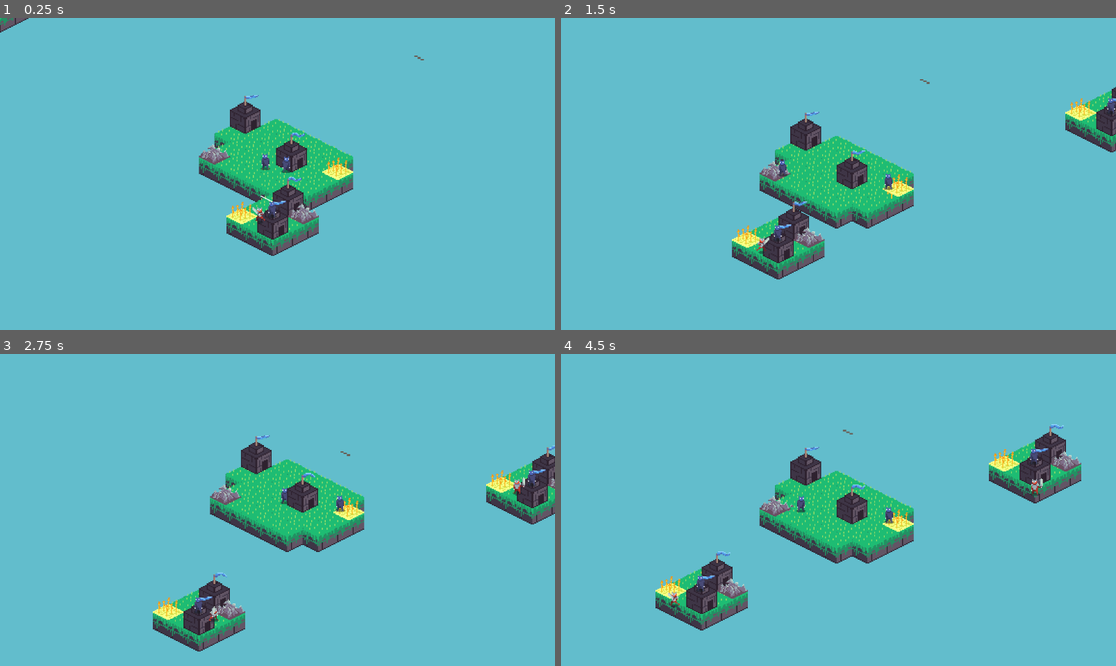
Above: before the commit, frames 1-4 (two rows, left to right).
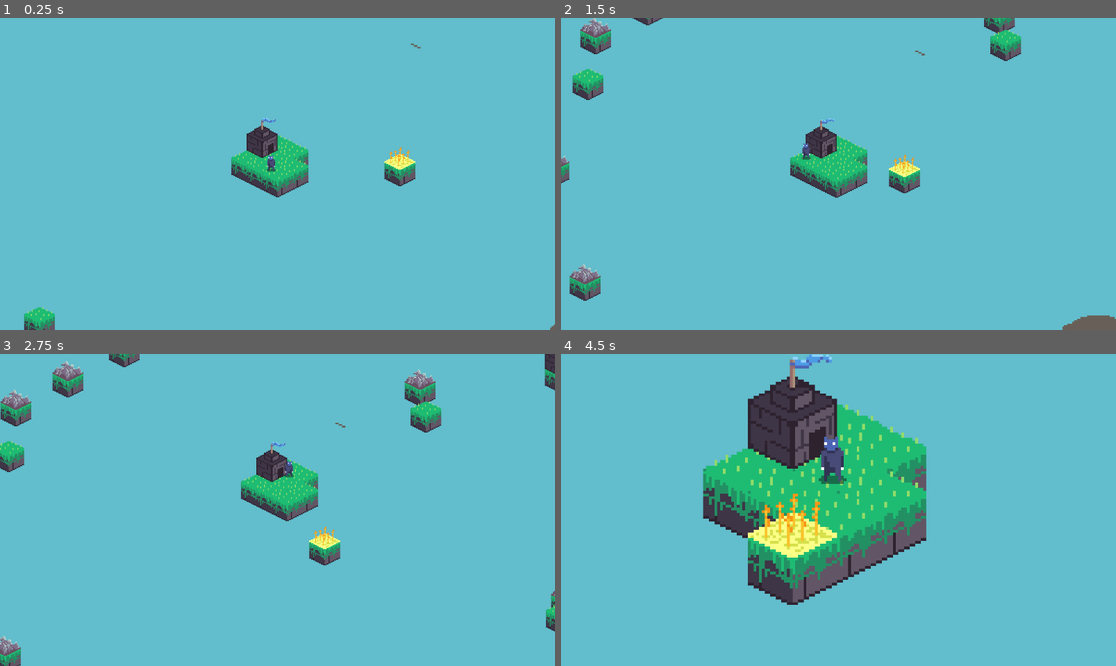
Above: after the commit, the same moments.

Repository: SuperSheaff/Ludum-Dare-55
Game: Godot game, scene res://world/world.tscn
The game is run twice, just before and just after one commit, with the same random seed, the same clock (stepped at 60 frames per second) and the same inputs. This scene is started directly instead of the project's main scene. Sound files missing from this copy of the repository are replaced by a short silence.
Inputs (mouse positions are in pixels of both pictures, inside the frame that each line leads up to):
- Up to frame 1 (0.25 s): no input
- Up to frame 2 (1.5 s): tap Enter at 0.5 s; move the mouse to (960, 158) at 0.52 s; hold Space (summon) 0.53-1.28 s; move the mouse to (727, 189) at 1.27 s; tap Space (summon) at 1.35 s
- Up to frame 3 (2.75 s): move the mouse to (333, 441) at 2.02 s; hold Space (summon) from 2.03 s (still down)
- Up to frame 4 (4.5 s): move the mouse to (810, 572) at 2.77 s; release Space (summon) at 2.78 s; tap Space (summon) at 2.85, 4.35 s; move the mouse to (1005, 556) at 3.52 s; hold Space (summon) 3.53-4.28 s; move the mouse to (672, 463) at 4.27 s

The runs differ from the first frame. In frame 1, 8.7% of the frame differs, in the area x 0-100%, y 0-100%; in frame 2, 12%; in frame 3, 13%; in frame 4, 23%, in the area x 17-94%, y 0-89%.

Commit message:
test

Diff:
--- a/GameData.gd
+++ b/GameData.gd
@@ -16,6 +16,9 @@
 const POP_PER_HOUSE = 4
 const DUDE_COST = 4
 const WARRIOR_COST = 4
+const BASE_DAMAGE = 1
+const BASE_HEALTH = 5
+const DUDE_MOVE_SPEED = 150
 
 var player = null
 
@@ -40,3 +43,26 @@
 func add_ore():
 	current_ore += 1
 	print("Ore: ", current_ore)
+
+
+
+func weighted_random_choice(weights):
+	var total_weight = 0
+	var choices = []
+
+	# Calculate total weight and prepare the choices array
+	for type in weights.keys():
+		total_weight += weights[type]
+		choices.append(type)
+
+	# Generate a random number within the range of the total weight
+	var random_num = randi() % total_weight
+	var weight_sum = 0
+
+	# Determine which type corresponds to the random number
+	for choice in choices:
+		weight_sum += weights[choice]
+		if random_num < weight_sum:
+			return choice
+
+	return choices[choices.size() - 1]  # Fallback, should not really happen
--- a/Scenes/Buildings/house.tscn
+++ b/Scenes/Buildings/house.tscn
@@ -20,7 +20,7 @@
 
 [sub_resource type="Animation" id="Animation_8v6j4"]
 resource_name = "idle"
-length = 0.7
+length = 0.5
 loop_mode = 1
 tracks/0/type = "value"
 tracks/0/imported = false
@@ -29,10 +29,10 @@
 tracks/0/interp = 1
 tracks/0/loop_wrap = true
 tracks/0/keys = {
-"times": PackedFloat32Array(0, 0.1, 0.2, 0.3, 0.4, 0.5, 0.6),
-"transitions": PackedFloat32Array(1, 1, 1, 1, 1, 1, 1),
+"times": PackedFloat32Array(0, 0.1, 0.2, 0.3, 0.4),
+"transitions": PackedFloat32Array(1, 1, 1, 1, 1),
 "update": 0,
-"values": [0, 1, 2, 3, 4, 5, 6]
+"values": [6, 1, 2, 3, 4]
 }
 
 [sub_resource type="AnimationLibrary" id="AnimationLibrary_jfpy6"]
--- a/Scenes/Characters/dude.tscn
+++ b/Scenes/Characters/dude.tscn
@@ -14,6 +14,8 @@
 [ext_resource type="Script" path="res://Scripts/Dude/States/Warrior/dude_warrior_roam.gd" id="12_ae1nd"]
 [ext_resource type="Script" path="res://Scripts/Dude/States/Warrior/dude_warrior_pause.gd" id="13_77ryu"]
 [ext_resource type="Script" path="res://Scripts/Dude/States/Hostage/dude_hostage.gd" id="14_j2u6d"]
+[ext_resource type="Script" path="res://Scripts/Dude/States/Warrior/dude_warrior_hunt.gd" id="15_3p8du"]
+[ext_resource type="Script" path="res://Scripts/Dude/States/Warrior/dude_warrior_attack.gd" id="16_q86wl"]
 
 [sub_resource type="Animation" id="Animation_h0pky"]
 tracks/0/type = "value"
@@ -276,3 +278,13 @@
 script = ExtResource("14_j2u6d")
 dude = NodePath("../..")
 dude_animator = NodePath("../../AnimationPlayer")
+
+[node name="WarriorHunt" type="Node" parent="StateMachine" node_paths=PackedStringArray("dude", "dude_animator")]
+script = ExtResource("15_3p8du")
+dude = NodePath("../..")
+dude_animator = NodePath("../../AnimationPlayer")
+
+[node name="WarriorAttack" type="Node" parent="StateMachine" node_paths=PackedStringArray("dude", "dude_animator")]
+script = ExtResource("16_q86wl")
+dude = NodePath("../..")
+dude_animator = NodePath("../../AnimationPlayer")
--- a/Scenes/Characters/enemy.tscn
+++ b/Scenes/Characters/enemy.tscn
@@ -1,10 +1,12 @@
-[gd_scene load_steps=11 format=3 uid="uid://cx2piql14px8h"]
+[gd_scene load_steps=13 format=3 uid="uid://cx2piql14px8h"]
 
 [ext_resource type="Texture2D" uid="uid://jsvgdp00ty3l" path="res://Sprites/Little Dude/LittleDude-Sheet.png" id="1_7ncpv"]
 [ext_resource type="Script" path="res://Scripts/Enemy/enemy.gd" id="1_wiw45"]
 [ext_resource type="Script" path="res://Scripts/Enemy/enemy_state_machine.gd" id="2_x82u4"]
 [ext_resource type="Script" path="res://Scripts/Enemy/States/enemy_warrior_pause.gd" id="3_phcae"]
 [ext_resource type="Script" path="res://Scripts/Enemy/States/enemy_warrior_roam.gd" id="4_xqv4u"]
+[ext_resource type="Script" path="res://Scripts/Enemy/States/enemy_warrior_hunt.gd" id="6_yjj65"]
+[ext_resource type="Script" path="res://Scripts/Enemy/States/enemy_warrior_attack.gd" id="7_ecwfg"]
 
 [sub_resource type="Animation" id="Animation_hrf0y"]
 length = 0.001
@@ -109,3 +111,13 @@
 script = ExtResource("4_xqv4u")
 enemy = NodePath("../..")
 enemy_animator = NodePath("../../AnimationPlayer")
+
+[node name="EnemyWarriorHunt" type="Node" parent="Statemachine" node_paths=PackedStringArray("enemy", "enemy_animator")]
+script = ExtResource("6_yjj65")
+enemy = NodePath("../..")
+enemy_animator = NodePath("../../AnimationPlayer")
+
+[node name="EnemyWarriorAttack" type="Node" parent="Statemachine" node_paths=PackedStringArray("enemy", "enemy_animator")]
+script = ExtResource("7_ecwfg")
+enemy = NodePath("../..")
+enemy_animator = NodePath("../../AnimationPlayer")
--- a/Scripts/Dude/States/Hostage/dude_hostage.gd
+++ b/Scripts/Dude/States/Hostage/dude_hostage.gd
@@ -4,6 +4,11 @@
 func Enter():
 	super.Enter()
 	dude_animator.play("enemy_idle")
+	dude.is_hostage = true
+
+func Exit():
+	super.Exit()
+	dude.is_hostage = false
 
 func Update(delta: float):
 	super.Update(delta)
--- /dev/null
+++ b/Scripts/Dude/States/Warrior/dude_warrior_attack.gd
@@ -0,0 +1,30 @@
+extends DudeWarrior
+class_name DudeWarriorAttack
+
+var target_position: Vector2
+var current_time = 0
+
+func Enter():
+	super.Enter()
+	dude_animator.play("warrior_attack")
+	current_time = 0
+
+func Update(delta: float):
+	super.Update(delta)
+
+	if dude.target == null:
+		Transitioned.emit(self, "WarriorRoam")
+	else:
+		if dude.position.distance_to(dude.target.position) > 100.0:
+			Transitioned.emit(self, "WarriorHunt")
+
+		if current_time >= 1:
+			dude.target.hit()
+			current_time = 0
+
+	current_time += delta
+
+func Physics_Update(delta: float):
+	super.Physics_Update(delta)
+	if dude:
+		dude.velocity = Vector2.ZERO
--- /dev/null
+++ b/Scripts/Dude/States/Warrior/dude_warrior_hunt.gd
@@ -0,0 +1,27 @@
+extends DudeWarrior
+class_name DudeWarriorHunt
+
+var target_position: Vector2
+
+func Enter():
+	super.Enter()
+	dude_animator.play("warrior_move")
+
+
+func Update(delta: float):
+	super.Update(delta)
+
+	if dude.target == null:
+		Transitioned.emit(self, "WarriorRoam")
+	else:
+		if dude.position.distance_to(dude.target.position) < 50.0:
+			Transitioned.emit(self, "WarriorAttack")
+
+
+
+
+func Physics_Update(delta: float):
+	super.Physics_Update(delta)
+	if dude and dude.target != null:
+		var direction = (dude.target.position - dude.position).normalized()
+		dude.velocity = direction * move_speed
--- a/Scripts/Dude/States/Warrior/dude_warrior_roam.gd
+++ b/Scripts/Dude/States/Warrior/dude_warrior_roam.gd
@@ -2,17 +2,27 @@
 class_name DudeWarriorRoam
 
 var target_position: Vector2
+var enemies = []
 
 func Enter():
 	super.Enter()
 	randomize_wander()
 	dude_animator.play("warrior_move")
+	enemies = dude.island.get_enemies()
+	print(enemies)
+
+
 
 func Update(delta: float):
 	super.Update(delta)
 
 	if dude.position.distance_to(target_position) < 10.0:
 		Transitioned.emit(self, "WarriorPause")
+
+	if len(enemies) > 0:
+		dude.target = enemies.pick_random()
+		print(dude.target)
+		Transitioned.emit(self, "WarriorHunt")
 
 func Physics_Update(delta: float):
 	super.Physics_Update(delta)
--- a/Scripts/Dude/dude.gd
+++ b/Scripts/Dude/dude.gd
@@ -4,6 +4,10 @@
 var task = null
 var house : House
 var island = null
+var target = null
+var health = GameData.BASE_HEALTH
+var current_task = null
+var is_hostage = false
 
 func _physics_process(delta):
 	move_and_slide()
@@ -14,6 +18,15 @@
 		$Sprite2D.flip_h = false
 	else:
 		$Sprite2D.flip_h = true
+
+func hit():
+	health -= GameData.BASE_DAMAGE
+	if health <= 0:
+		die()
+
+func die():
+	current_task.unassign()
+	queue_free()
 
 func check_for_task():
 	var closest_task = null
@@ -56,6 +69,7 @@
 	# Assign the dude to the resource if one is found
 	if closest_task:
 		closest_task.assign_to_dude()
+		current_task = closest_task
 		return closest_task
 
 	return null
--- a/Scripts/Dude/dude_state.gd
+++ b/Scripts/Dude/dude_state.gd
@@ -5,7 +5,7 @@
 
 @export var dude: CharacterBody2D
 @export var dude_animator: AnimationPlayer
-@export var move_speed := 300.0
+@export var move_speed := GameData.DUDE_MOVE_SPEED
 
 var move_direction : Vector2
 
--- /dev/null
+++ b/Scripts/Enemy/States/enemy_warrior_attack.gd
@@ -0,0 +1,30 @@
+extends EnemyState
+class_name EnemyWarriorAttack
+
+var target_position: Vector2
+var current_time = 0
+
+func Enter():
+	super.Enter()
+	enemy_animator.play("enemy_warrior_attack")
+	current_time = 0
+
+func Update(delta: float):
+	super.Update(delta)
+
+	if enemy.target == null:
+		Transitioned.emit(self, "EnemyWarriorRoam")
+	else:
+		if enemy.position.distance_to(enemy.target.position) > 100.0:
+			Transitioned.emit(self, "EnemyWarriorHunt")
+
+		if current_time >= 1:
+			enemy.target.hit()
+			current_time = 0
+
+	current_time += delta
+
+func Physics_Update(delta: float):
+	super.Physics_Update(delta)
+	if enemy:
+		enemy.velocity = Vector2.ZERO
--- /dev/null
+++ b/Scripts/Enemy/States/enemy_warrior_hunt.gd
@@ -0,0 +1,28 @@
+extends EnemyState
+class_name EnemyHunt
+
+var target_position: Vector2
+
+func Enter():
+	super.Enter()
+	enemy_animator.play("enemy_warrior_move")
+	print("HUNBTING")
+
+
+func Update(delta: float):
+	super.Update(delta)
+
+	if enemy.target == null:
+		Transitioned.emit(self, "EnemyWarriorRoam")
+	else:
+		if enemy.position.distance_to(enemy.target.position) < 50.0:
+			Transitioned.emit(self, "EnemyWarriorAttack")
+
+
+
+
+func Physics_Update(delta: float):
+	super.Physics_Update(delta)
+	if enemy and enemy.target != null:
+		var direction = (enemy.target.position - enemy.position).normalized()
+		enemy.velocity = direction * move_speed
--- a/Scripts/Enemy/States/enemy_warrior_roam.gd
+++ b/Scripts/Enemy/States/enemy_warrior_roam.gd
@@ -2,17 +2,25 @@
 class_name EnemyWarriorRoam
 
 var target_position: Vector2
+var dudes = []
 
 func Enter():
 	super.Enter()
 	randomize_wander()
 	enemy_animator.play("enemy_warrior_move")
+	dudes = enemy.island.get_dudes()
 
 func Update(delta: float):
 	super.Update(delta)
 
 	if enemy.position.distance_to(target_position) < 10.0:
 		Transitioned.emit(self, "EnemyWarriorPause")
+
+	if len(dudes) > 0:
+		enemy.target = dudes.pick_random()
+		if not enemy.target.is_hostage:
+			Transitioned.emit(self, "EnemyWarriorHunt")
+
 
 func Physics_Update(delta: float):
 	super.Physics_Update(delta)
--- a/Scripts/Enemy/enemy.gd
+++ b/Scripts/Enemy/enemy.gd
@@ -2,6 +2,8 @@
 class_name Enemy
 
 var island = null
+var health = GameData.BASE_HEALTH
+var target = null
 
 func _physics_process(delta):
 	move_and_slide()
@@ -12,3 +14,8 @@
 		$Sprite2D.flip_h = false
 	else:
 		$Sprite2D.flip_h = true
+
+func hit():
+	health -= GameData.BASE_DAMAGE
+	if health <= 0:
+		queue_free()
--- a/world/Camera2D.gd
+++ b/world/Camera2D.gd
@@ -16,12 +16,13 @@
 	_timer.connect("timeout", _on_Timer_timeout)
 	_timer.one_shot = true
 	add_child(_timer)
-	call_deferred("update_camera_zoom_pos")
+	#call_deferred("update_camera_zoom_pos", 0.5)
 
 
 # Called every frame. 'delta' is the elapsed time since the previous frame.
 func _process(delta):
 	shake_camera()
+	print(zoom)
 
 func iso_to_screen(iso):
 	var screen_x = (iso.x - iso.y) * GameData.TILE_WIDTH / 2
@@ -31,6 +32,7 @@
 func update_camera_zoom_pos(pad=0.5):
 	var cell_size = Vector2(GameData.TILE_WIDTH, GameData.TILE_HEIGHT)
 	var tilemap_box = get_bounding_box(get_parent().tilemap)
+	print(tilemap_box)
 	var screen_size = get_viewport_rect().size
 
 	var zoom_x = screen_size.x / tilemap_box.size.x
@@ -39,7 +41,7 @@
 	var new_zoom = Vector2(zoom_min, zoom_min) * pad  # 0.95 for slight padding
 
 	var tween = get_tree().create_tween()
-	#tween.parallel().tween_property(self, "zoom", new_zoom, 0.4).set_ease(Tween.EASE_IN).set_trans(Tween.TRANS_SINE)
+	tween.parallel().tween_property(self, "zoom", new_zoom, 0.3).set_ease(Tween.EASE_IN).set_trans(Tween.TRANS_SINE)
 	tween.parallel().tween_property(self, "position", tilemap_box.position+tilemap_box.size/2, 0.4).set_ease(Tween.EASE_IN).set_trans(Tween.TRANS_SINE)
 
 func get_bounding_box(tilemap):
--- a/world/island.gd
+++ b/world/island.gd
@@ -17,14 +17,23 @@
 var _edge_shapes = {}
 
 var population = 0
+var max_influence = 0.8
+var available_cells = []
 
 # Called when the node enters the scene tree for the first time.
 func _ready():
-	_generate_island()
+	_get_collision_shape()
+	_get_collision_edge(false)
+
+	#generate_island()
+	#_generate_island()
 
 
 # Called every frame. 'delta' is the elapsed time since the previous frame.
 func _process(delta):
+	#if Input.is_action_just_pressed("summon"):
+		#tilemap.clear()
+		#generate_island()
 	pass
 
 func spawn_dude(is_hostage):
@@ -114,35 +123,188 @@
 	return len(tilemap.get_used_cells(0))
 
 
+#func find_next_position(current_pos, directions):
+	#var possible_positions = []
+	#var checked_positions = []
+	#checked_positions.append(current_pos)  # Start with the current position
+	#
+	#while len(possible_positions) == 0:
+		#var next_positions = []
+		#for pos in checked_positions:
+			#for dir in directions:
+				#var new_pos = pos + dir
+				#if tilemap.get_cell_source_id(0, Vector2i(new_pos)) == -1 and new_pos not in possible_positions:
+					#next_positions.append(new_pos)
+					#
+		## Check if we have any valid next positions that are not already set
+		#for pos in next_positions:
+			#for dir in directions:
+				#var adjacent_pos = pos + dir
+				#if tilemap.get_cell_source_id(0, Vector2i(adjacent_pos)) != -1:
+					#possible_positions.append(pos)
+					#break
+	#
+		#if len(possible_positions) == 0:
+			#checked_positions = next_positions
+#
+	## Randomly select one of the possible positions
+	#return possible_positions[randi() % possible_positions.size()]
+
+# Adjusted function to find the next position
+func find_next_position(current_position, directions):
+	var center = calculate_geometric_center()
+	var possible_positions = []
+	var position_scores = []
+
+	for dir in directions:
+		var new_pos = current_position + dir
+		if tilemap.get_cell_source_id(0, Vector2i(new_pos)) == -1 and new_pos not in possible_positions:
+			possible_positions.append(new_pos)
+			# Calculate a score based on the distance to the center, closer is better
+			var score = Vector2(center).distance_to(new_pos)
+			position_scores.append(score)
+
+	# Normalize scores (lower distance means higher probability)
+	if position_scores.size() > 0:
+		var min_score = position_scores.min()
+		var max_score = position_scores.max()
+		var normalized_scores = []
+		for score in position_scores:
+			var normalized_score = 1.0 - (score - min_score) / (max_score - min_score)
+			normalized_score = max(normalized_score, 1.0 - max_influence)
+			normalized_scores.append(normalized_score)
+
+		# Use a weighted random choice based on normalized scores
+		return weighted_choice(possible_positions, normalized_scores)
+	return current_position
+
+# Function to calculate the geometric center of the set tiles
+func calculate_geometric_center():
+	var sum = Vector2i.ZERO
+	for tile in tilemap.get_used_cells(0):
+		sum += Vector2i(tile)
+	return sum / len(tilemap.get_used_cells(0))
+
+# Weighted choice function
+func weighted_choice(items, weights):
+	var total_weight = 0.0
+	for weight in weights:
+		total_weight += weight
+
+	var random_point = randf() * total_weight
+	var current_sum = 0.0
+	for i in range(weights.size()):
+		current_sum += weights[i]
+		if current_sum >= random_point:
+			return items[i]
+	return items[items.size() - 1]
+
 
 # TODO better island generation code
-func _generate_island():
+func generate_island():
 	# fancy gen code here
+
+	var max_tiles = randi_range(1, GameData.player.get_population())
+
+	var current_pos = Vector2i(0, 0)
+	tilemap.set_cell(0, current_pos, 2, Vector2i(0, 0))
+
+	var directions = [
+		Vector2i.RIGHT,
+		Vector2i.LEFT,
+		Vector2i.UP,
+		Vector2i.DOWN
+	]
+
+	for i in range(1, max_tiles):
+		current_pos = find_next_position(current_pos, directions)
+		tilemap.set_cell(0, current_pos, 2, Vector2i(0, 0))
+
 	_get_collision_shape()
 	_get_collision_edge(false)
 
-	var house = house_scene.instantiate()
-	house.coords = Vector2(-1,-1)
-	#house.position = tilemap.map_to_local(house.coords)
-	add_child(house)
-
-	var farm = food_scene.instantiate()
-	farm.coords = Vector2(-2, 1)
-	#farm.position = tilemap.map_to_local(farm.coords)
-	add_child(farm)
-
-	var ore = ore_scene.instantiate()
-	ore.coords = Vector2(0, -1)
-	#ore.position = tilemap.map_to_local(ore.coords)
-	add_child(ore)
-
-	var barracks = barracks_scene.instantiate()
-	barracks.coords = Vector2(0, 1)
-	#barracks.position = tilemap.map_to_local(barracks.coords)
-	add_child(barracks)
-
-	spawn_enemy()
-	spawn_dude(true)
+	var num_tiles = len(tilemap.get_used_cells(0))
+	available_cells = tilemap.get_used_cells(0).duplicate()
+
+	if num_tiles < 3:
+		var weights = {
+			"ore": 40,
+			"food": 30,
+			"barracks": 10,
+			"house": 30,
+			"null": 20
+		}
+		var selected = GameData.weighted_random_choice(weights)
+		add_object(selected)
+	elif num_tiles < 9:
+		var weights = {
+			"ore": 40,
+			"food": 30,
+			"barracks": 10,
+			"house": 30,
+			"null": 20
+		}
+		var num_weights = {
+			1: 40,
+			2: 30,
+			3: 10,
+			4: 20
+		}
+		var num_objs = GameData.weighted_random_choice(num_weights)
+		for i in range(num_objs):
+			var selected = GameData.weighted_random_choice(weights)
+			add_object(selected)
+
+
+func add_object(object_type):
+	if object_type == "null":
+		return
+
+	var pos = available_cells.pick_random()
+	available_cells.erase(pos)
+	var obj = null
+
+	match(object_type):
+		"food":	#food
+			obj = food_scene.instantiate()
+		"ore":
+			obj = ore_scene.instantiate()
+		"barracks":
+			obj = barracks_scene.instantiate()
+		"house":
+			obj = house_scene.instantiate()
+
+
+	obj.coords = pos
+	add_child(obj)
+
+
+
+
+	#var house = house_scene.instantiate()
+	#house.coords = Vector2(-1,-1)
+	##house.position = tilemap.map_to_local(house.coords)
+	#add_child(house)
+	#
+	#var farm = food_scene.instantiate()
+	#farm.coords = Vector2(-2, 1)
+	##farm.position = tilemap.map_to_local(farm.coords)
+	#add_child(farm)
+	#
+	#var ore = ore_scene.instantiate()
+	#ore.coords = Vector2(0, -1)
+	##ore.position = tilemap.map_to_local(ore.coords)
+	#add_child(ore)
+
+	#var barracks = barracks_scene.instantiate()
+	#barracks.coords = Vector2(0, 1)
+	##barracks.position = tilemap.map_to_local(barracks.coords)
+	#add_child(barracks)
+	#
+	#spawn_enemy()
+	#spawn_dude(true)
+
+	pass
 
 # Add a CollisionShape2D corresponding to the given cell
 func _add_collider(cell):
--- a/world/island.tscn
+++ b/world/island.tscn
@@ -10,8 +10,9 @@
 
 [node name="TileMap" type="TileMap" parent="."]
 z_index = -1
+y_sort_enabled = true
 tile_set = ExtResource("2_jpvje")
 format = 2
-layer_0/tile_data = PackedInt32Array(65535, 2, 0, 65534, 2, 0, -2, 2, 0, -1, 2, 0, 0, 2, 0, 65536, 2, 0, 131071, 2, 0, 131070, 2, 0, -65536, 2, 0)
+layer_0/y_sort_enabled = true
 
 [node name="Area2D" type="Area2D" parent="."]
--- a/world/player.gd
+++ b/world/player.gd
@@ -24,7 +24,6 @@
 	GameData.player = self
 	_get_collision_shape()
 	_get_collision_edge(true)
-	spawn_dude(false)
 	spawn_dude(false)
 
 
@@ -133,8 +132,8 @@
 func change_island(node, point1, point2):
 	node.get_parent().remove_child(node)
 	add_child(node)
-	node.position = tilemap.map_to_local(Vector2(point1) + node.coords - Vector2(point2))
-	node.coords = Vector2(point1) + node.coords - Vector2(point2)
+	node.position = tilemap.map_to_local(Vector2(point1) + Vector2(node.coords) - Vector2(point2))
+	node.coords = Vector2(point1) + Vector2(node.coords) - Vector2(point2)
 
 
 func change_island_dude(node):
@@ -185,7 +184,8 @@
 	var local_shape_owner = area_2d.shape_find_owner(local_shape_index)
 	var local_shape_node = area_2d.shape_owner_get_owner(local_shape_owner)
 
-	collisions[local_shape_node.name].erase(other_shape_node)
+	if collisions.has(local_shape_node.name):
+		collisions[local_shape_node.name].erase(other_shape_node)
 
 	if len(collisions[local_shape_node.name]) == 0:
 		collisions.erase(local_shape_node.name)
--- a/world/player.tscn
+++ b/world/player.tscn
@@ -6,16 +6,13 @@
 [ext_resource type="PackedScene" uid="uid://ccorg5bj766v5" path="res://Scenes/Buildings/house.tscn" id="4_q7pwu"]
 [ext_resource type="Texture2D" uid="uid://ckniockffreh" path="res://Sprites/Environment/cloud_1.png" id="5_6kmwv"]
 [ext_resource type="Texture2D" uid="uid://hgttcdguyytc" path="res://Sprites/Environment/paralax_maybe.png" id="6_4n7y5"]
-[ext_resource type="PackedScene" uid="uid://fcn2r66phgcl" path="res://Scenes/Resources/food.tscn" id="7_5an03"]
-[ext_resource type="PackedScene" uid="uid://2hlkl607tjp6" path="res://Scenes/Resources/ore.tscn" id="8_sfjl1"]
-[ext_resource type="PackedScene" uid="uid://cgi0s30chscjh" path="res://Scenes/Buildings/barracks.tscn" id="9_cquhb"]
 
 [node name="Player" instance=ExtResource("1_nkg0s")]
 y_sort_enabled = true
 script = ExtResource("2_65w22")
 
 [node name="TileMap" parent="." index="0"]
-layer_0/tile_data = PackedInt32Array(65535, 2, 0, 65534, 2, 0, -2, 2, 0, -1, 2, 0, 0, 2, 0, 65536, 2, 0, 131071, 2, 0, 131070, 2, 0, -65536, 2, 0, -3, 2, 0, 65533, 2, 0, 65532, 2, 0, -4, 2, 0, -5, 2, 0, -65540, 2, 0, -65541, 2, 0, -131076, 2, 0, -131075, 2, 0, -65539, 2, 0, -65538, 2, 0, -131074, 2, 0, -65537, 2, 0, -131072, 2, 0, -131073, 2, 0, -196608, 2, 0, -131071, 2, 0, -65535, 2, 0, 1, 2, 0, 131069, 2, 0, 131068, 2, 0)
+layer_0/tile_data = PackedInt32Array(65535, 2, 0, 65534, 2, 0, -2, 2, 0, -1, 2, 0, -3, 2, 0, 65533, 2, 0, -65539, 2, 0, -65538, 2, 0)
 
 [node name="Camera2D" type="Camera2D" parent="." index="2"]
 zoom = Vector2(0.4, 0.4)
@@ -58,20 +55,8 @@
 texture = ExtResource("6_4n7y5")
 
 [node name="House" parent="." index="3" groups=["Houses"] instance=ExtResource("4_q7pwu")]
-position = Vector2(1, -71)
-coords = Vector2(-1, -1)
-
-[node name="Food" parent="." index="4" instance=ExtResource("7_5an03")]
-position = Vector2(297, 6)
-coords = Vector2(1, -2)
-
-[node name="Ore" parent="." index="5" instance=ExtResource("8_sfjl1")]
-position = Vector2(-292, -75)
-coords = Vector2(-4, 1)
-
-[node name="Barracks" parent="." index="6" instance=ExtResource("9_cquhb")]
-position = Vector2(-154, -219)
-coords = Vector2(-5, -2)
+position = Vector2(-67, -117)
+coords = Vector2(-3, -1)
 
 [connection signal="area_shape_entered" from="Area2D" to="." method="_on_area_2d_area_shape_entered"]
 [connection signal="area_shape_exited" from="Area2D" to="." method="_on_area_2d_area_shape_exited"]
--- a/world/world.gd
+++ b/world/world.gd
@@ -7,36 +7,39 @@
 
 var _active_islands = []
 const MIN_SPAWN_DIST = 1500
-const MAX_SPAWN_DIST = 2000
-const DESPAWN_DISTANCE = 2500
+const MAX_SPAWN_DIST = 1000
+var DESPAWN_DISTANCE = 20000
 const MAX_ISLANDS = 50
 
 # Called when the node enters the scene tree for the first time.
 func _ready():
-	add_island(Vector2(0,0) 	)
+	#add_island(Vector2(0,0))
+	pass
 
 
 # Called every frame. 'delta' is the elapsed time since the previous frame.
 func _process(delta):
 	if _active_islands.size() < MAX_ISLANDS:
 		spawn_islands()
-	#despawn_islands()
+	despawn_islands()
 
 	pass
 
 
 func spawn_islands():
-	var player_pos = player.global_position
+	var player_pos = player.position
 	var angle = randf_range(0, 2 * PI)  # Random angleg in radians
-	var distance = randf_range(MIN_SPAWN_DIST, MAX_SPAWN_DIST)  # Random spawn distance
+	var diag = Vector2.ZERO.distance_to(get_viewport().size/2)
+	print(diag)
+	var distance = randf_range(diag + 500, diag + 2000)  # Random spawn distance
+	#DESPAWN_DISTANCE = diag + 500
 	var spawn_pos = player_pos + Vector2(cos(angle), sin(angle)) * distance
-	if not island_exists_at(spawn_pos):
-		add_island(spawn_pos)
+	add_island(spawn_pos)
 
 
 func despawn_islands():
 	for isle in _active_islands:
-		if isle.global_position.distance_to(player.global_position) > DESPAWN_DISTANCE:
+		if isle.position.distance_to(player.position) > DESPAWN_DISTANCE:
 			remove_island(isle)
 
 
@@ -44,6 +47,7 @@
 	var isle = island_scene.instantiate()
 	isle.global_position = position
 	add_child(isle)
+	isle.generate_island()
 	_active_islands.append(isle)
 
 
@@ -52,7 +56,6 @@
 	island.queue_free()  # Properly remove the island from the scene
 
 
-
 func island_exists_at(position):
 	for isle in _active_islands:
 		if isle.global_position.distance_to(position) < MIN_SPAWN_DIST:
--- a/world/world.tscn
+++ b/world/world.tscn
@@ -1,7 +1,9 @@
-[gd_scene load_steps=3 format=3 uid="uid://bq30teowg1ppk"]
+[gd_scene load_steps=5 format=3 uid="uid://bq30teowg1ppk"]
 
 [ext_resource type="Script" path="res://world/world.gd" id="1_5mdvn"]
 [ext_resource type="PackedScene" uid="uid://0uexbmokxjg6" path="res://world/player.tscn" id="3_7rljs"]
+[ext_resource type="PackedScene" uid="uid://cke738yixhthx" path="res://world/island.tscn" id="3_nqh4b"]
+[ext_resource type="PackedScene" uid="uid://fcn2r66phgcl" path="res://Scenes/Resources/food.tscn" id="4_rjgwi"]
 
 [node name="World" type="Node2D"]
 y_sort_enabled = true
@@ -10,3 +12,14 @@
 [node name="Player" parent="." instance=ExtResource("3_7rljs")]
 motion_mode = 0
 wall_min_slide_angle = 0.261799
+
+[node name="Island" parent="." instance=ExtResource("3_nqh4b")]
+position = Vector2(636, -57)
+
+[node name="TileMap" parent="Island" index="0"]
+layer_0/tile_data = PackedInt32Array(65535, 2, 0)
+
+[node name="Food" parent="Island" instance=ExtResource("4_rjgwi")]
+coords = Vector2(-1, 0)
+
+[editable path="Island"]
Not shown: 1 places in Scenes/Characters/dude.tscn that only renumber resources
Not shown: 1 places in world/player.tscn that only renumber resources
